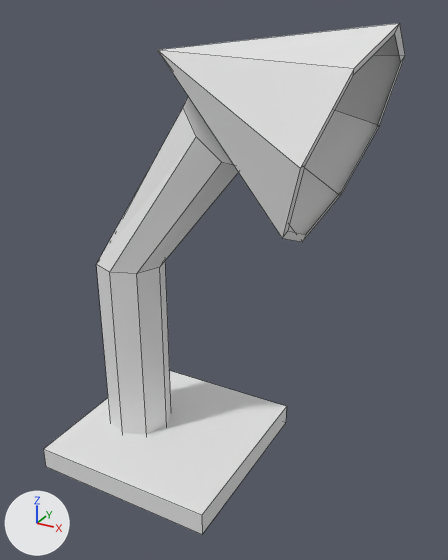
Renders of the Blender file Assets/3D object/Blender_hilut/tableLamp.blend from each side of a commit.
Before and after are seen from a camera (50 mm lens) standing at (3.35, -4.84, 4.52) and looking at (0.62, 0.12, 2.04). Lighting does not change. The marker at lower left points along +X, +Y and +Z. Mesh edges are drawn as thin lines.

Script lines for the objects in view, before the commit:
```python
me_cone = bpy.data.meshes.new('Cone')
me_cone.from_pydata(...)  # 17 vertices, 16 faces; spans x -1.0..1.0, y -1.0..1.0, z -1.0..1.0
me_cone.materials.append(mat_material_002)  # its picture is missing
# before: 0 (0.0, 0.92, -1.0) at pixel (377, 126), 1 (0.65, 0.65, -1.0) at pixel (400, 62), 2 (0.92, 0.0, -1.0) at pixel (394, 33), 3 (0.65, -0.65, -1.0) at pixel (353, 75), 4 (0.0, -0.92, -1.0) at pixel (304, 165)
# before: 5 (-0.65, -0.65, -1.0) at pixel (287, 230), 6 (-0.92, 0.0, -1.0) at pixel (305, 234), 7 (-0.65, 0.65, -1.0) at pixel (340, 192), 9 (0.0, 1.0, -1.0) at pixel (379, 125), 10 (0.71, 0.71, -1.0) at pixel (405, 55)
# before: 11 (1.0, 0.0, -1.0) at pixel (399, 23), 12 (0.71, -0.71, -1.0) at pixel (354, 68), 13 (0.0, -1.0, -1.0) at pixel (300, 168), 14 (-0.71, -0.71, -1.0) at pixel (282, 238), 15 (-1.0, 0.0, -1.0) at pixel (302, 241)
# before: 16 (-0.71, 0.71, -1.0) at pixel (340, 195)
me_cube = bpy.data.meshes.new('Cube')
me_cube.from_pydata(...)  # a box spanning x -1.0..1.0, y -1.0..1.0, z -1.0..1.0
me_cube.materials.append(mat_material)  # its picture is missing
me_cylinder = bpy.data.meshes.new('Cylinder')
me_cylinder.from_pydata(...)  # 24 vertices, 18 faces; spans x -1.0..3.23, y -1.0..1.72, z -1.13..2.57
me_cylinder.materials.append(mat_material_001)  # its picture is missing
ob_cone = bpy.data.objects.new('Cone', me_cone)
ob_cone.location = (0.78, 0.26, 3.81)
ob_cone.rotation_euler = (0.0, -1.221, 0.0)  # degrees (0, -70, 0)
ob_cube = bpy.data.objects.new('Cube', me_cube)
ob_cube.location = (0.0, 0.0, 0.0)
ob_cube.scale = (1.0, 1.0, 0.12)
ob_cylinder = bpy.data.objects.new('Cylinder', me_cylinder)
ob_cylinder.location = (-0.42, 0.0, 1.22)
ob_cylinder.scale = (0.36, 0.36, 1.0)
```
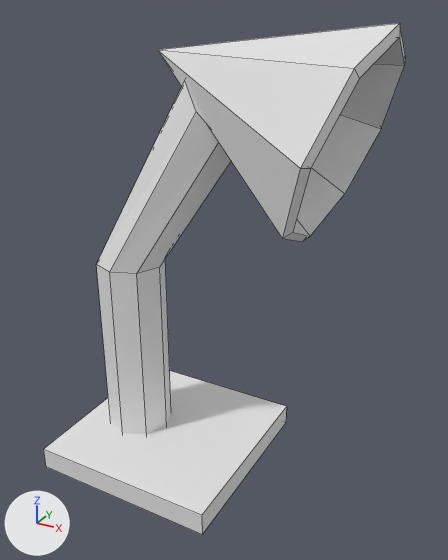
Where the change shows, as pixel boxes (x1, y1, x2, y2) in the pictures (448 x 560 px; the box of a moved part takes in the faces that stretch with it):
'Cone', reshaped, modifiers changed: (158, 23, 405, 242) in both
'Cylinder', reshaped: before (96, 97, 239, 435); after (96, 79, 231, 435)
part 1 of me_cylinder, moved or reshaped: before (97, 97, 239, 274); after (97, 79, 231, 274)
part 2 of me_cone, deleted: before (283, 23, 405, 242)

The change, as a diff of the scene's bpy script:
```diff
--- a/Assets/3D object/Blender_hilut/tableLamp.blend.py
+++ b/Assets/3D object/Blender_hilut/tableLamp.blend.py
@@ me_cylinder @@
 me_cylinder.from_pydata(...)  # 24 vertices, 18 faces; spans x -1.0..3.23, y -1.0..1.72, z -1.13..2.57
 # used by ob_cylinder; location = (-0.42, 0.0, 1.22); scale = (0.36, 0.36, 1.0)
-me_cylinder.vertices[16].co = (2.47, 1.72, 2.25)
-me_cylinder.vertices[17].co = (3.01, 1.43, 2.02)
-me_cylinder.vertices[18].co = (3.23, 0.72, 1.93)
-me_cylinder.vertices[19].co = (3.01, 0.01, 2.02)  # pixel (221, 162)
-me_cylinder.vertices[20].co = (2.47, -0.28, 2.25)  # pixel (196, 136)
-me_cylinder.vertices[21].co = (1.92, 0.01, 2.48)  # pixel (183, 107)
-me_cylinder.vertices[22].co = (1.7, 0.72, 2.57)
-me_cylinder.vertices[23].co = (1.92, 1.43, 2.48)
+# me_cylinder part 1
+me_cylinder.vertices[16].co = (2.48, 1.72, 2.47)
+me_cylinder.vertices[17].co = (2.97, 1.43, 2.23)
+me_cylinder.vertices[18].co = (3.18, 0.72, 2.13)
+me_cylinder.vertices[19].co = (2.97, 0.01, 2.23)
+me_cylinder.vertices[20].co = (2.48, -0.28, 2.47)  # pixel (196, 111)
+me_cylinder.vertices[21].co = (1.99, 0.01, 2.71)  # pixel (184, 80)
+me_cylinder.vertices[22].co = (1.78, 0.72, 2.81)
+me_cylinder.vertices[23].co = (1.99, 1.43, 2.71)
 me_cylinder.materials.append(mat_material_001)
@@ me_cone @@
 me_cone.from_pydata(...)  # 17 vertices, 16 faces; spans x -1.0..1.0, y -1.0..1.0, z -1.0..1.0
 # used by ob_cone; location = (0.78, 0.26, 3.81); rotation_euler = (0.0, -1.221, 0.0), in degrees (0, -70, 0)
 # verts and faces of me_cone; kept vertices keep their numbers, new ones are numbered from 17
+# me_cone part 2
+delete_vertices([*range(0, 8)])  # with the faces that use them
 me_cone.materials.append(mat_material_002)
@@ ob_cone @@
 ob_cone.rotation_euler = (0.0, -1.221, 0.0)  # degrees (0, -70, 0)
+_m = ob_cone.modifiers.new('Solidify', 'SOLIDIFY')
+_m.thickness = 0.1
```
